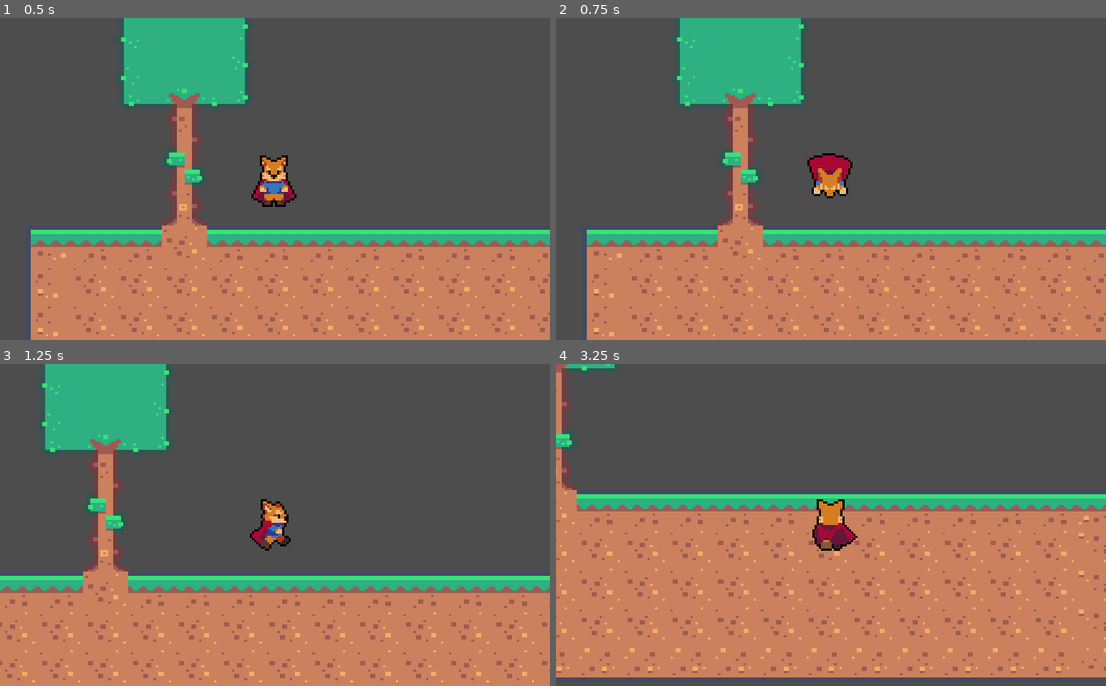
Above: before the commit, frames 1-4 (two rows, left to right).
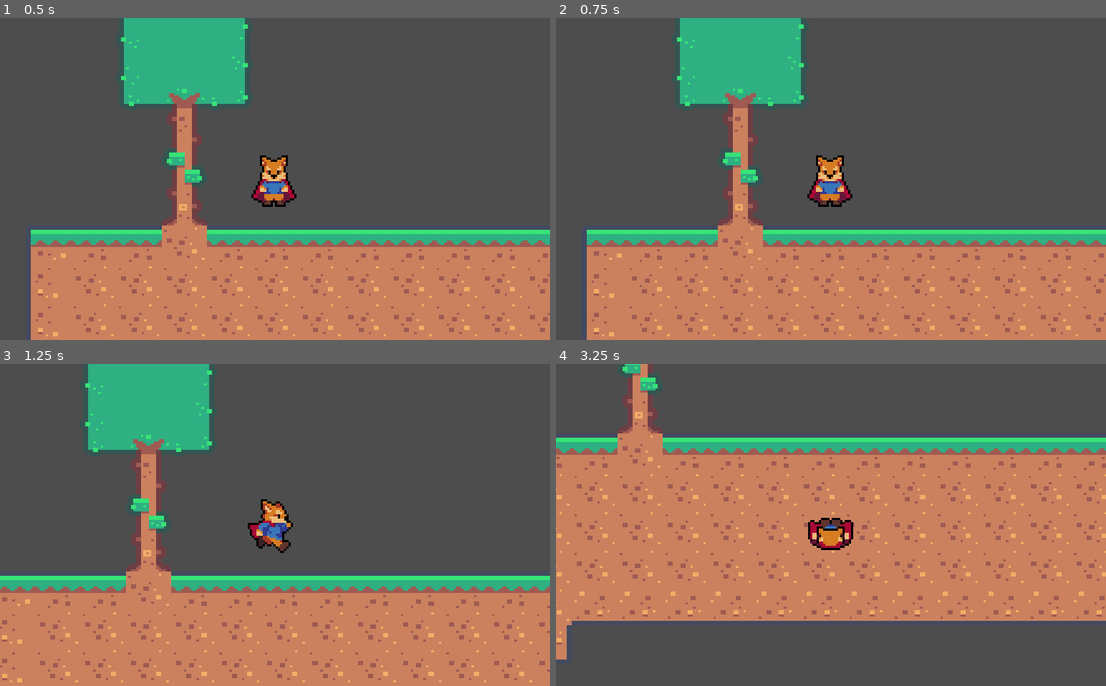
Above: after the commit, the same moments.

Repository: Plasma1504/Talon-and-the-lost-realm
Game: Godot game, scene res://World.tscn
Same seed, same stepped clock (60 frames per second), same inputs: the game is played once before the commit and once after it.
Inputs (mouse positions are in pixels of both pictures, inside the frame that each line leads up to):
- Up to frame 1 (0.5 s): no input
- Up to frame 2 (0.75 s): tap Enter at 0.5 s; move the mouse to (952, 162) at 0.52 s; hold D (right) from 0.53 s (still down); hold Space (dodge) from 0.53 s (still down)
- Up to frame 3 (1.25 s): keep holding D (right); keep holding Space (dodge)
- Up to frame 4 (3.25 s): move the mouse to (721, 541) at 1.27 s; release D (right) at 1.28 s; release Space (dodge) at 1.28 s; hold S (down) 1.28-2.03 s; click (721, 541) at 1.35 s; tap Space (dodge) at 1.55, 2.85 s; move the mouse to (886, 454) at 2.02 s; hold D (right) 2.03-2.78 s; hold Space (dodge) 2.03-2.78 s; move the mouse to (803, 589) at 2.77 s; hold W (up) from 2.78 s (still down)

Frame 1 is identical in both runs. In frame 2, 1.0% of the frame differs, in the area x 45-54%, y 42-59%; in frame 3, 14%; in frame 4, 47%, in the area x 0-100%, y 0-98%.

Commit message:
fixed animations for Dodging
Fixed the animation for dodging
Player can't dodge onspot now
also fixed the diagonal animations o left and right dodge
added duration for the dodge time

Diff:
--- a/Player/Scripts/state_dodge.gd
+++ b/Player/Scripts/state_dodge.gd
@@ -1,7 +1,7 @@
 class_name State_Dodge extends State
 
-@export_range(50, 500, 10) var dodge_speed : float = 200.0
-@export_range(0.1, 2.0, 0.1) var dodge_duration : float = 0.3
+@export_range(50, 500, 10) var dodge_speed : float = 160.0
+@export_range(0.1, 2.0, 0.1) var dodge_duration : float = 0.5
 
 var dodge_time : float = 0.0
 var dodge_direction : Vector2 = Vector2.ZERO
@@ -24,8 +24,11 @@
 	elif dodge_direction == Vector2.RIGHT:
 		animation_player.play("dodge_right")
 	else:
-		# Fallback for cases where no direction is set
-		animation_player.play("dodge_down")
+		# Für diagonale Bewegungen: Bestimme horizontalen Anteil
+		if dodge_direction.x > 0:
+			animation_player.play("dodge_right")
+		elif dodge_direction.x < 0:
+			animation_player.play("dodge_left")
 
 	player.velocity = dodge_direction * dodge_speed
 
